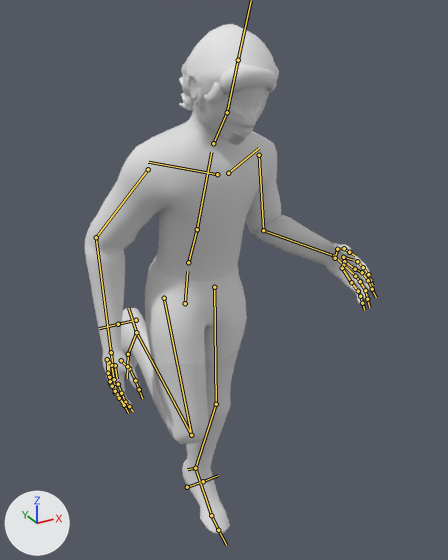
Renders of the FBX model Super Duper Real Cursed/Assets/Animations/Player/Movement/Jog.fbx from each side of a commit.
Camera for both pictures: a 50 mm lens placed at (-0.854, -1.788, 2.025), pointed at (0.116, -0.026, 1.144). The lights are fixed; the arrows at lower left show +X, +Y and +Z. Both versions are drawn at frame 19 of the action 'metarig|metarigAction'; the numbers are the values there. The bones that bend it are drawn over the model as lines.
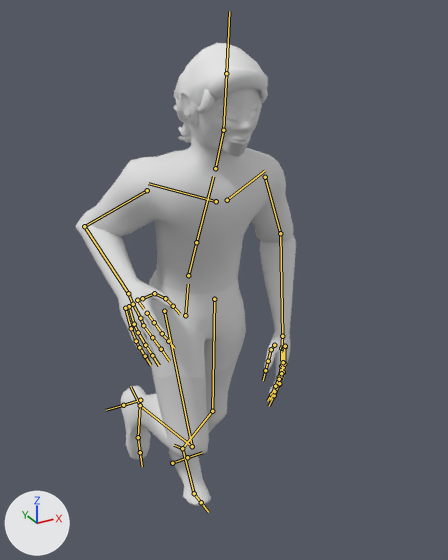
Boxes (x1, y1, x2, y2) around the edits, measured in the pictures (448 x 560 px):
'Cube', posed (23% narrower, 9% shorter): before (85, 75, 372, 534); after (76, 88, 296, 506)
'Cube_001', posed (15% taller): before (179, 24, 279, 111); after (173, 43, 268, 143)
bone 'hips', root to tip: before (185, 303) to (187, 271); after (185, 315) to (188, 284)
bone 'spine', root to tip: before (188, 262) to (197, 229); after (188, 275) to (196, 242)
bone 'chest', root to tip: before (197, 229) to (211, 152); after (196, 242) to (213, 176)
bone 'neck', root to tip: before (213, 143) to (227, 112); after (215, 168) to (223, 130)
bone 'upper_arm.R', root to tip: before (148, 169) to (96, 237); after (147, 190) to (84, 226)
bone 'forearm.R', root to tip: before (96, 237) to (111, 352); after (84, 226) to (128, 293)
bone 'upper_arm.L', root to tip: before (259, 155) to (263, 230); after (265, 177) to (280, 233)
bone 'forearm.L', root to tip: before (263, 230) to (334, 256); after (280, 233) to (282, 336)
bone 'shin.R', root to tip: before (191, 435) to (136, 332); after (192, 446) to (140, 405)
bone 'foot.R', root to tip: before (136, 332) to (128, 354); after (140, 405) to (138, 437)
bone 'heel.R', root to tip: before (136, 332) to (128, 308); after (140, 405) to (130, 386)
bone 'thigh.L', root to tip: before (214, 287) to (216, 404); after (214, 299) to (212, 411)
bone 'shin.L', root to tip: before (216, 404) to (195, 468); after (212, 411) to (182, 448)
bone 'toe.L', root to tip: before (211, 515) to (218, 530); after (194, 493) to (201, 502)

The edits, one by one:
Bone 'hips' (bone_hips) moves from (0.0, 0.007, -0.002) to (0.0, -0.04, 0.009).
Bone 'spine' (bone_spine) turns from (20, 0, 0) to (18, 0, 0) degrees about its own x, y and z.
Bone 'chest' (bone_chest) turns from (1, 3, -1) to (12, -3, 1) degrees about its own x, y and z.
Bone 'neck' (bone_neck) turns from (1, -2, 2) to (-25, 2, -2) degrees about its own x, y and z.
Bone 'upper_arm.R' (bone_upper_arm_r) turns from (-8, -11, 40) to (-19, -39, 42) degrees about its own x, y and z.
Bone 'forearm.R' (bone_forearm_r) turns from (24, -3, 12) to (82, 31, -31) degrees about its own x, y and z.
Bone 'upper_arm.L' (bone_upper_arm_l) turns from (11, 25, -36) to (13, 42, -22) degrees about its own x, y and z.
Bone 'forearm.L' (bone_forearm_l) turns from (77, -24, 6) to (44, -6, 6) degrees about its own x, y and z.
Bone 'shin.R' (bone_shin_r) turns from (109, -1, -1) to (74, -1, 0) degrees about its own x, y and z.
Bone 'foot.R' (bone_foot_r) turns from (0, 0, 0) to (12, 0, 0) degrees about its own x, y and z.
Bone 'heel.R' (bone_heel_r) turns from (0, 0, 0) to (-12, 0, 0) degrees about its own x, y and z.
Bone 'thigh.L' (bone_thigh_l) turns from (10, 0, 0) to (13, 0, 0) degrees about its own x, y and z.
Bone 'shin.L' (bone_shin_l) turns from (2, 0, 0) to (13, 0, 0) degrees about its own x, y and z.
Bone 'toe.L' (bone_toe_l) turns from (0, 0, 0) to (37, 0, 0) degrees about its own x, y and z.
